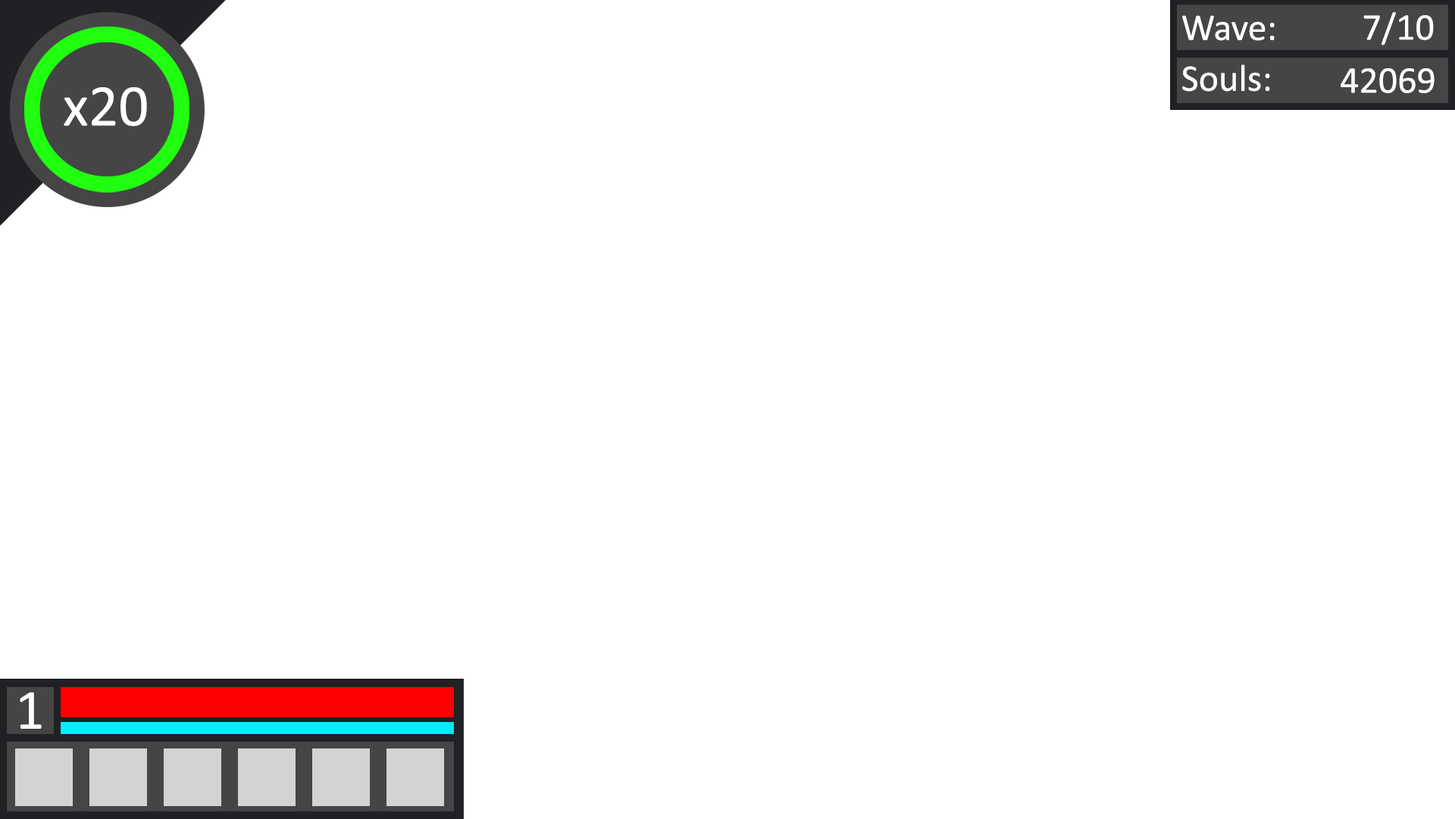
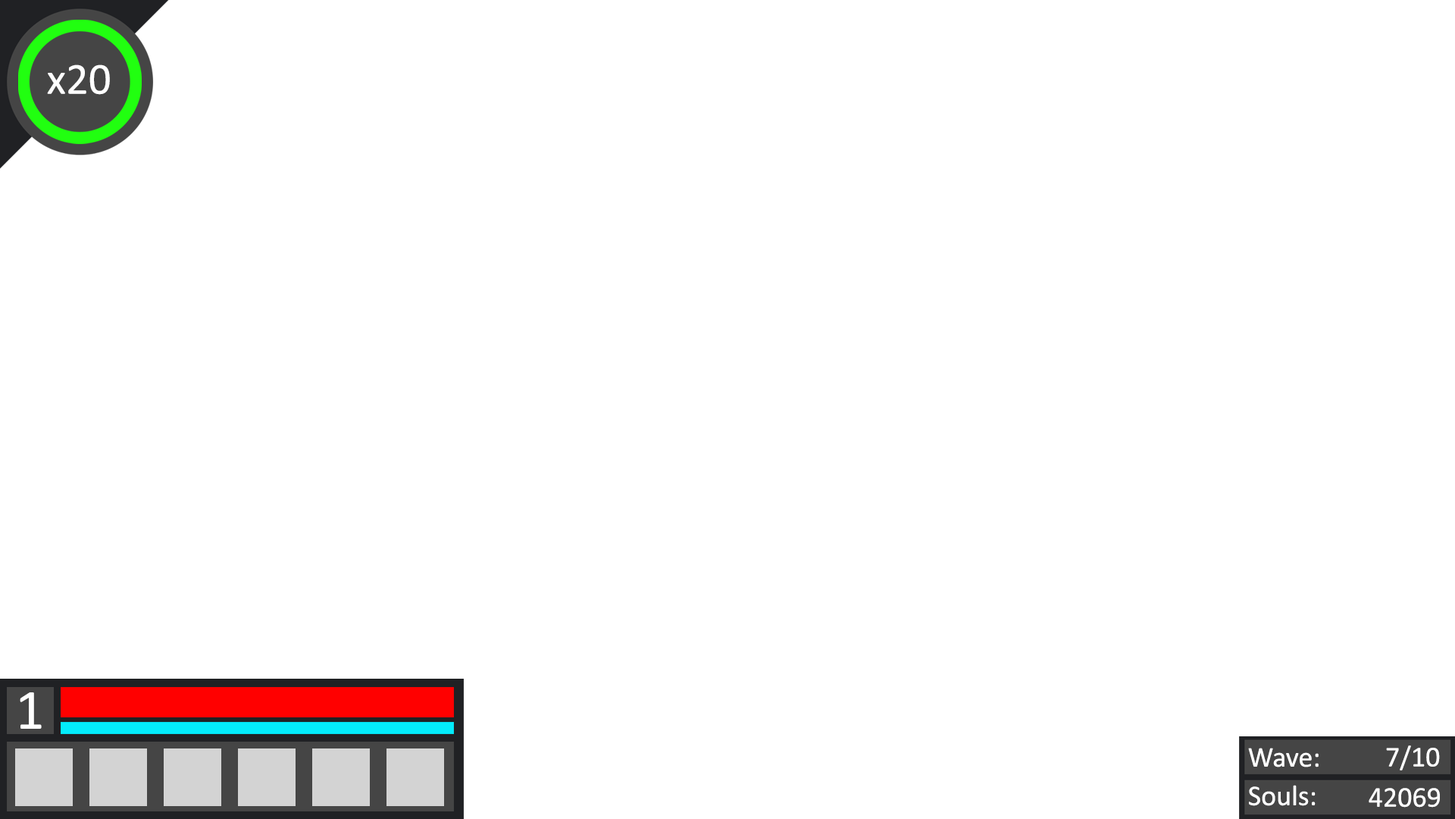
Revision of a layered (1455, 819) image; what changed, layer by layer:
painted on "42069" over bbox(1340, 68, 1441, 808)
painted on "7/10" over bbox(1363, 12, 1441, 771)
painted on "Souls:" over bbox(1182, 64, 1316, 806)
painted on "Wave:" over bbox(1182, 15, 1319, 768)
added layer "wave back" in group "wave souls" over bbox(1239, 736, 1455, 819)
hid "Rectangle 7 copy 2", painted on it over bbox(1177, 57, 1451, 815)
hid "Rectangle 7 copy", painted on it over bbox(1177, 4, 1451, 774)
hid "Rectangle 7", painted on it over bbox(1170, 0, 1455, 819)
painted on "x20" over bbox(46, 64, 148, 127)
painted on "combo bar" over bbox(18, 19, 190, 193)
painted on "combo background" over bbox(0, 0, 226, 226)
